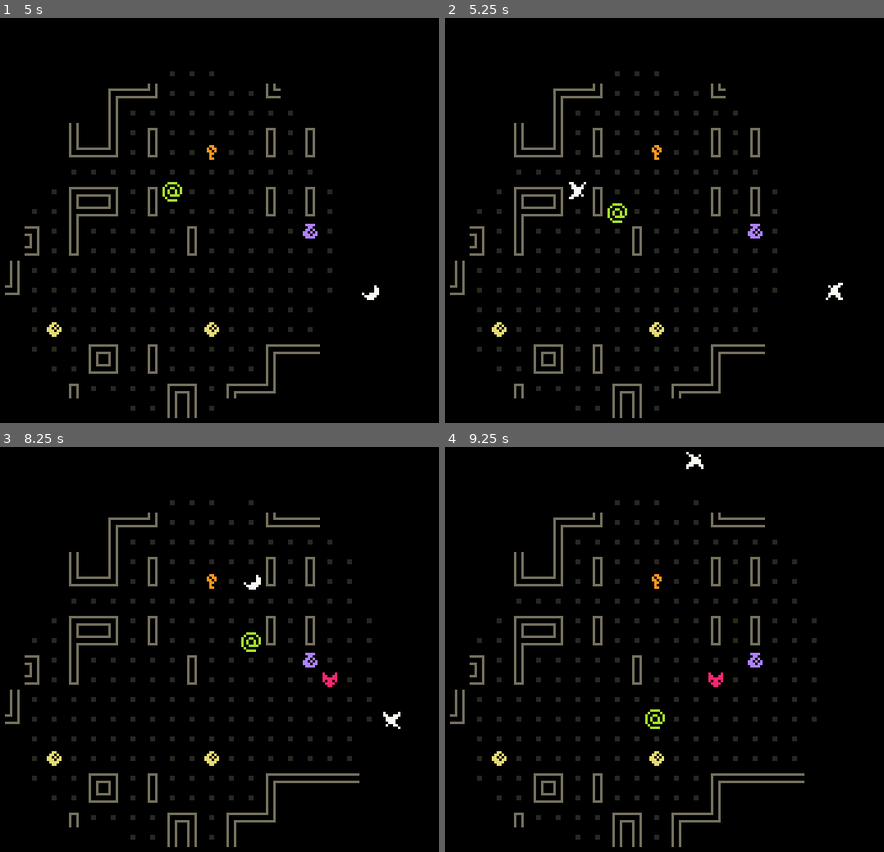
Above: before the commit, frames 1-4 (two rows, left to right).
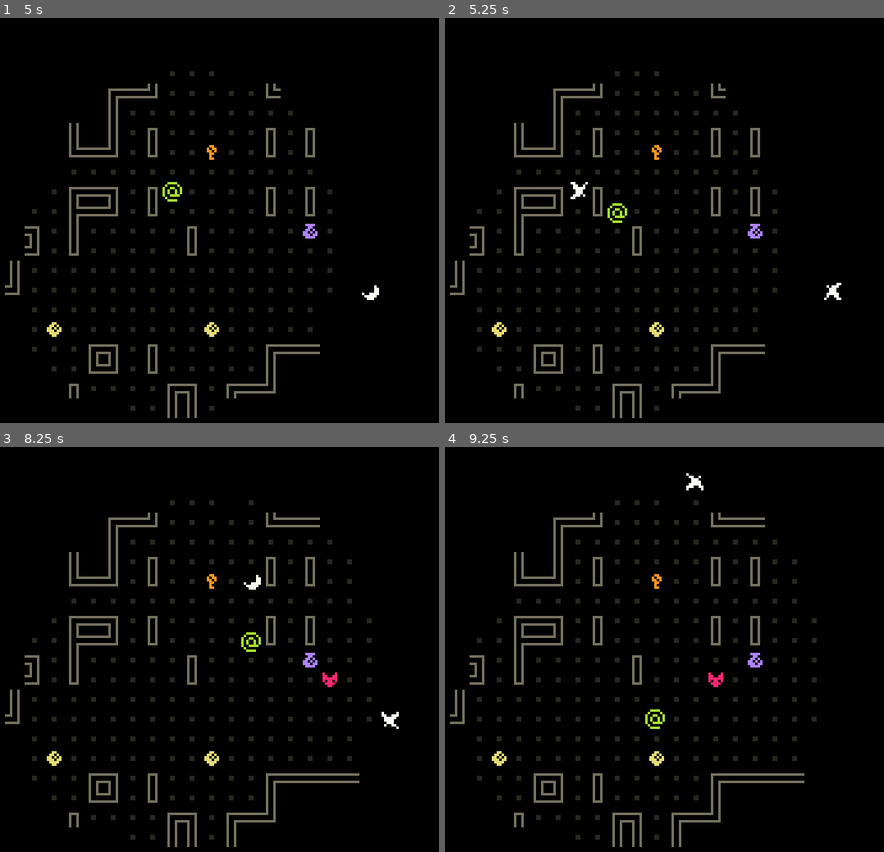
Above: after the commit, the same moments.

Repository: youssefevan/uncc-jam-spring-2024
Game: Godot game, scene res://scenes/world.tscn
Two runs of this game, one before a commit and one after it. Both use one fixed random seed, a clock stepped at 60 frames per second and the inputs below.
Inputs:
- Up to frame 1 (5 s): tap Enter at 0.5 s; hold D (right) 0.53-1.28 s; hold E (attack) 0.53-1.28 s; hold S (down) 1.28-2.03 s; tap E (attack) at 1.35, 2.85, 4.35 s; tap R (restart) at 2 s; hold D (right) 2.03-2.78 s; hold E (attack) 2.03-2.78 s; hold W (up) 2.78-3.53 s; hold E (attack) 3.53-4.28 s; hold A (left) from 3.53 s (still down)
- Up to frame 2 (5.25 s): release A (left) at 5.03 s; hold S (down) from 5.03 s (still down); hold E (attack) from 5.03 s (still down)
- Up to frame 3 (8.25 s): release S (down) at 5.78 s; release E (attack) at 5.78 s; hold D (right) 5.78-6.53 s; tap E (attack) at 5.85, 7.35 s; hold W (up) 6.53-7.28 s; hold E (attack) 6.53-7.28 s; hold D (right) 7.28-8.03 s; hold S (down) from 8.03 s (still down); hold E (attack) from 8.03 s (still down)
- Up to frame 4 (9.25 s): release S (down) at 8.78 s; release E (attack) at 8.78 s; hold A (left) from 8.78 s (still down); tap E (attack) at 8.85 s

Frame 1 is identical in both runs. In frame 2, less than 0.1% of the frame differs, in the area x 28-91%, y 40-70%; in frame 3, less than 0.1%; in frame 4, 0.2%, in the area x 54-59%, y 1-11%.

Commit message:
projectile no longer moves after hitting something

Diff:
--- a/UNCC Spring Jam 2024/scripts/attacks/projectile_attack.gd
+++ b/UNCC Spring Jam 2024/scripts/attacks/projectile_attack.gd
@@ -21,6 +21,7 @@
 
 func hit():
 	$Animator.play("hit")
+	dir = Vector2.ZERO
 
 func _on_animator_animation_finished(anim_name):
 	if anim_name == "hit":
